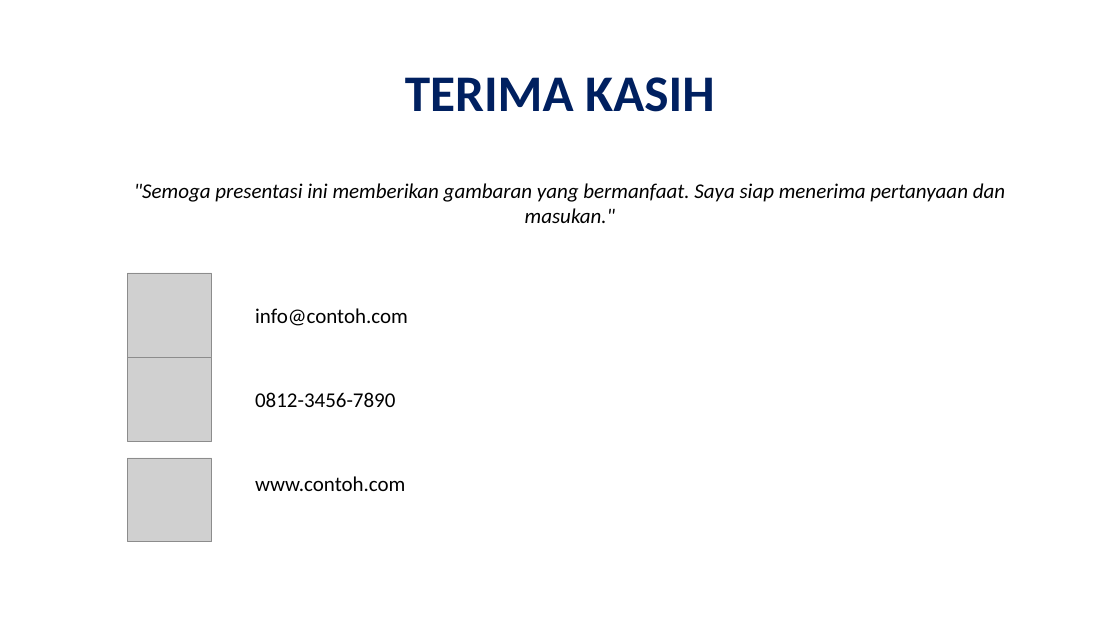
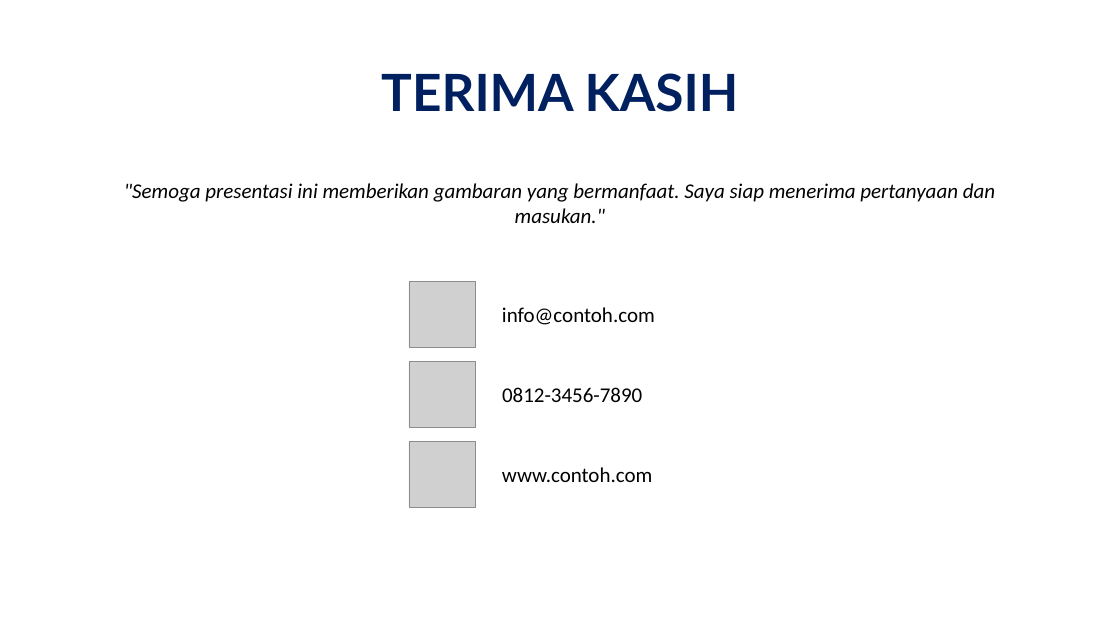
Before and after one commit to onysu/kursus, a slide deck: slide 5 of assets/files/Profil-Perusahaan-5-Slide.pptx. Drawn at 1120x630 pixels with LibreOffice and Linux fonts; fonts in the diff are those of the drawing; grey boxes stand for pictures. Boxes give left, top, right and bottom in pixels: in the first picture for what was removed or moved away, otherwise in the second. Text is boxed around its words. In the diff, an @@ line names an element or a change of style, - is before the commit and + after.

```diff
--- a/assets/files/Profil-Perusahaan-5-Slide.pptx
+++ b/assets/files/Profil-Perusahaan-5-Slide.pptx
@@ title "TERIMA KASIH" at (381,73,739,112): font Calibri to Lato @@
@@ text ""Semoga presentasi ini memberikan gambaran ...": place and size @@
-text ""Semoga presentasi ini memberikan gambaran ..." at (134,183,1005,223)
+text ""Semoga presentasi ini memberikan gambaran ..." at (124,183,995,223)
@@ picture removed at (128,273,212,357) @@
@@ picture added at (409,281,476,348) @@
@@ text "info@contoh.com": place and size @@
-text "info@contoh.com" at (255,308,408,326)
+text "info@contoh.com" at (502,307,655,325)
@@ picture removed at (128,357,212,441) @@
@@ picture added at (409,361,476,428) @@
@@ text "0812-3456-7890": place and size @@
-text "0812-3456-7890" at (255,392,395,407)
+text "0812-3456-7890" at (502,387,642,402)
@@ picture added at (409,441,476,507) @@
@@ picture removed at (128,458,212,542) @@
@@ text "www.contoh.com": place and size @@
-text "www.contoh.com" at (255,476,405,491)
+text "www.contoh.com" at (502,467,652,482)
```
Also in this commit, not shown: 3 other slides changed, 1 slide added, 1 slide removed.
